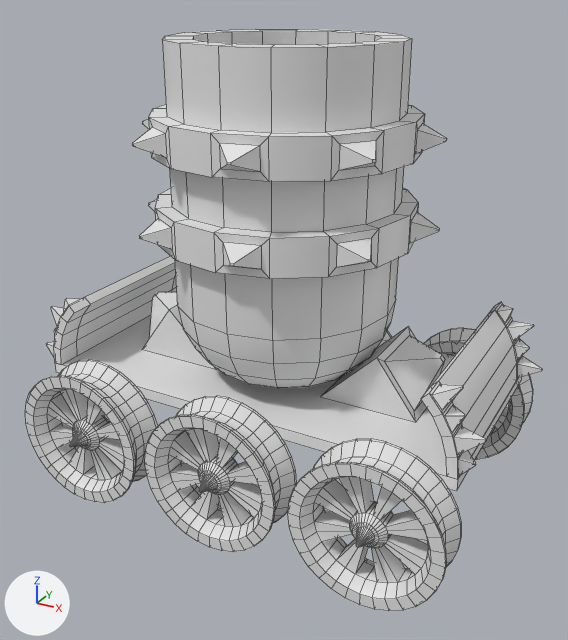
One commit to the FBX model Assets/Art/Gun06.fbx: the scene before it, then after it.
One viewpoint serves both versions: a camera (50 mm lens) standing at (3.22, -5.9, 1.55) and looking at (0.06, -0.14, -1.33). Lighting does not change. The marker at lower left points along +X, +Y and +Z. Mesh edges are drawn as thin lines. Where no turn or scale is listed for an object, it has been applied to the vertices.

Script lines for the objects in view, before the commit:
```python
ob_cylinder_047 = bpy.data.objects.new('Cylinder.047', me_cylinder_043)
ob_cylinder_047.location = (0.0, 0.0, 0.0)
ob_cylinder_048 = bpy.data.objects.new('Cylinder.048', me_cylinder_044)
ob_cylinder_048.location = (0.0, -1.19, -2.38)
ob_cylinder_048.rotation_euler = (1.571, 0.0, 0.0)  # degrees (90, 0, 0)
ob_cylinder_048.scale = (0.647, 0.647, 0.194)
ob_cylinder_049 = bpy.data.objects.new('Cylinder.049', me_cylinder_044)
ob_cylinder_049.location = (-1.42, -1.19, -2.38)
ob_cylinder_049.rotation_euler = (1.571, 0.0, 0.0)  # degrees (90, 0, 0)
ob_cylinder_049.scale = (0.647, 0.647, 0.194)
ob_cylinder_050 = bpy.data.objects.new('Cylinder.050', me_cylinder_044)
ob_cylinder_050.location = (1.42, -1.19, -2.38)
ob_cylinder_050.rotation_euler = (1.571, 0.0, 0.0)  # degrees (90, 0, 0)
ob_cylinder_050.scale = (0.647, 0.647, 0.194)
ob_cylinder_051 = bpy.data.objects.new('Cylinder.051', me_cylinder_044)
ob_cylinder_051.location = (0.0, 1.19, -2.38)
ob_cylinder_051.rotation_euler = (1.571, 0.0, -3.142)  # degrees (90, 0, -180)
ob_cylinder_051.scale = (0.647, 0.647, 0.194)
ob_cylinder_053 = bpy.data.objects.new('Cylinder.053', me_cylinder_044)
ob_cylinder_053.location = (1.42, 1.19, -2.38)
ob_cylinder_053.rotation_euler = (1.571, 0.0, -3.142)  # degrees (90, 0, -180)
ob_cylinder_053.scale = (0.647, 0.647, 0.194)
ob_cylinder_054 = bpy.data.objects.new('Cylinder.054', me_cylinder_045)
ob_cylinder_054.location = (0.0, 0.0, -1.89)
ob_plane_012 = bpy.data.objects.new('Plane.012', me_plane_014)
ob_plane_012.location = (0.0, 0.0, -1.89)
ob_plane_013 = bpy.data.objects.new('Plane.013', me_plane_015)
ob_plane_013.location = (0.0, 0.0, -1.89)
```
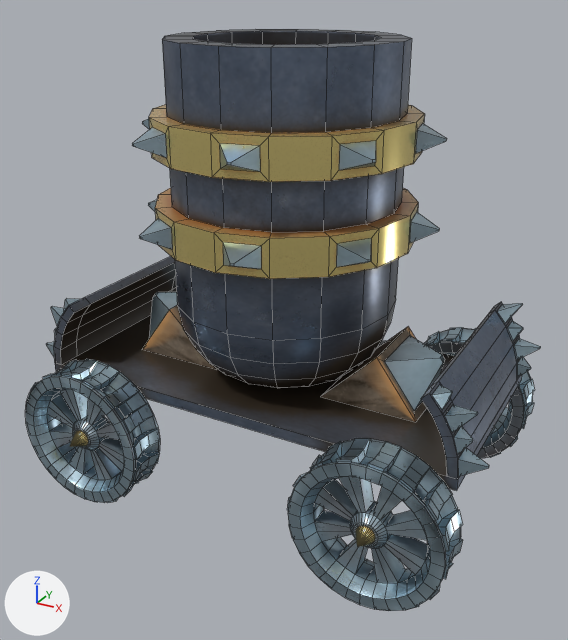
The change in detail:
Picture 'Gun06_Base05_Emissive.png' (img_gun06_base05_emissive_png) is new.
Picture 'Gun06_Base05_Metallic.png' (img_gun06_base05_metallic_png) is new.
Picture 'Gun06_Base05_Roughness.png' (img_gun06_base05_roughness_png) is new.
Picture 'Gun06_Base05_BaseColor.png' (img_gun06_base05_basecolor_png) is new.
Picture 'Gun06_Base05_Normal.png' (img_gun06_base05_normal_png) is new.
Material 'Base06' (mat_base06) is new.
Uses the picture img_gun06_base05_basecolor_png.
Uses the picture img_gun06_base05_emissive_png.
Uses the picture img_gun06_base05_metallic_png.
Uses the picture img_gun06_base05_normal_png.
Uses the picture img_gun06_base05_roughness_png.
me_cylinder_045 is used by ob_cylinder_054; location (0.0, 0.0, -1.89).
me_cylinder_045 had 28 vertices, 26 faces and spanned x -1.53..1.53, y -0.37..0.37, z 0.0..0.51.
me_cylinder_045 now has 28 vertices, 24 faces and spans x -1.53..1.53, y -0.37..0.37, z 0.0..0.51.
me_cylinder_045 part 5: 24 faces spanning x -1.53..1.53, y -0.37..0.37, z 0.0..0.51 switch from no material to mat_base06.
me_cylinder_043 has 400 vertices, 386 faces and spans x -1.31..1.31, y -1.31..1.31, z -1.89..1.09.
me_cylinder_043 is used by ob_cylinder_047; location (0.0, 0.0, 0.0).
me_cylinder_043 part 4: texture (UV) coordinates of 386 of 386 faces, centred in x -1.31..1.31, y -1.31..1.31, z -1.89..1.09, changed; they spanned u 0.0..1.0, v 0.01..0.5 and now span u 0.06..1.0, v 0.0..0.93.
me_cylinder_043 now uses material mat_base06.
me_plane_014 has 8 vertices, 6 faces and spans x -2.0..2.0, y -1.0..1.0, z -0.1..0.0.
me_plane_014 now uses material mat_base06.
me_plane_015 is used by ob_plane_013; location (0.0, 0.0, -1.89).
me_plane_015 had 208 vertices, 204 faces and spanned x -2.19..2.19, y -1.0..1.0, z 0.0..0.72.
me_plane_015 now has 208 vertices, 198 faces and spans x -2.19..2.19, y -1.0..1.0, z 0.0..0.72.
me_plane_015 part 1: 16 vertices moved from x 1.93..2.15, y -0.9..-0.88, z 0.09..0.72 to x 1.86..2.19, y -0.9..-0.88, z 0.1..0.65.
me_plane_015 part 2: 16 vertices moved from x 1.86..2.19, y 0.88..0.9, z 0.1..0.65 to x 1.93..2.15, y 0.88..0.9, z 0.09..0.72.
me_plane_015 part 3: 198 faces spanning x -2.19..2.19, y -1.0..1.0, z 0.0..0.72 switch from no material to mat_base06.
Mesh me_cylinder_039 is new.
It has 2436 vertices, 2500 faces and spans x -2.09..2.09, y -1.49..1.49, z -3.05..-1.71.
It uses material mat_base06.
Object 'Cylinder.049' (ob_cylinder_049) is deleted.
Object 'Cylinder.051' (ob_cylinder_051) is deleted.
Object 'Cylinder.048' (ob_cylinder_048) is deleted.
Object 'Cylinder.050' (ob_cylinder_050) is deleted.
Object 'Cylinder.053' (ob_cylinder_053) is deleted.
Object 'Cylinder.001' (ob_cylinder_001) is new; it shows me_cylinder_039.
Its location is (0.0, 0.0, 0.0).

Boxes [x1, y1, x2, y2] around the edits, measured in the pictures (568 x 640 px; the box of a moved part takes in the faces that stretch with it):
'Cylinder.047', recoloured, surface changed
    both: [132, 29, 447, 388]
'Cylinder.001', added
    after: [25, 327, 535, 611]
'Cylinder.050', deleted
    before: [288, 439, 461, 611]
'Cylinder.048', deleted
    before: [145, 396, 296, 552]
'Plane.012', recoloured (white to black)
    both: [55, 315, 522, 491]
'Plane.013', reshaped
    before: [46, 256, 542, 480]
    after: [46, 256, 540, 480]
'Cylinder.049', deleted
    before: [25, 360, 157, 503]
'Cylinder.053', deleted
    before: [424, 328, 533, 459]
'Cylinder.051', deleted
    before: [382, 330, 392, 341]
part 1 of me_plane_015, moved or reshaped
    before: [432, 385, 487, 476]
    after: [432, 385, 489, 476]
part 2 of me_plane_015, moved or reshaped
    before: [497, 304, 542, 378]
    after: [497, 303, 540, 378]
part 3 of me_plane_015, recoloured
    both: [46, 256, 521, 480]
part 5 of me_cylinder_045, recoloured
    both: [142, 292, 445, 422]
